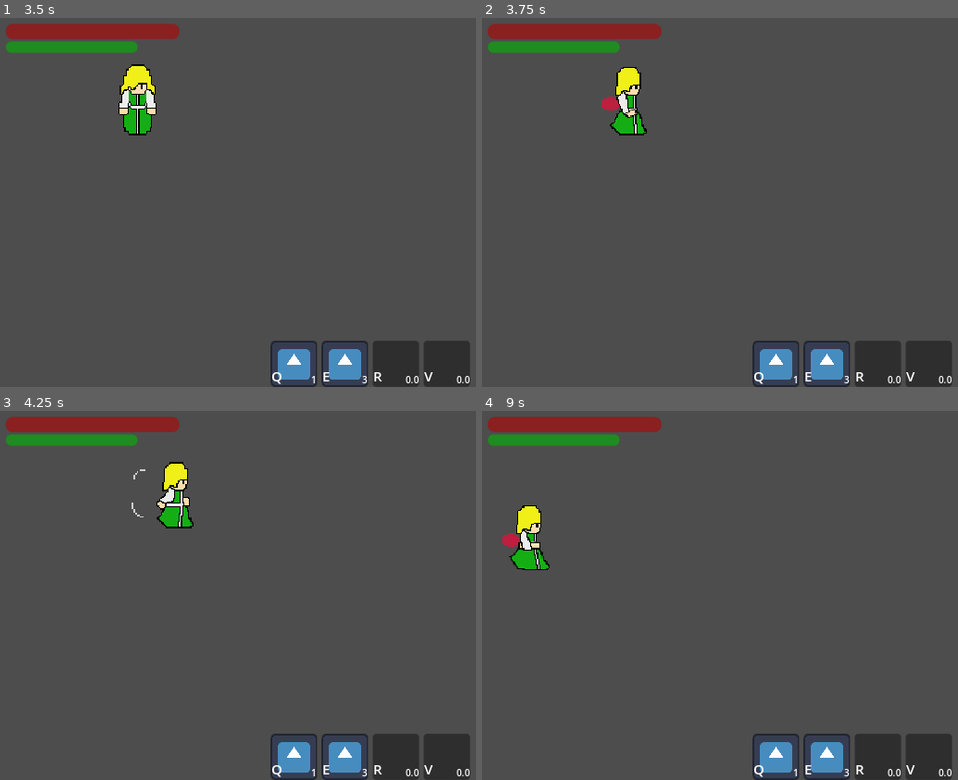
Above: before the commit, frames 1-4 (two rows, left to right).
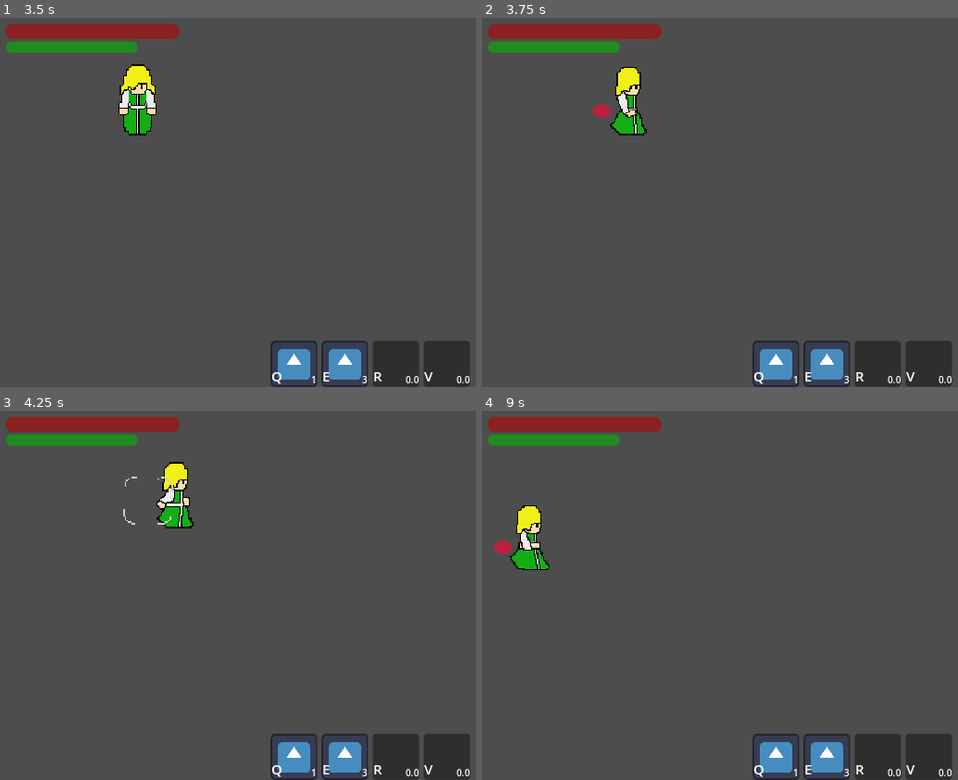
Above: after the commit, the same moments.

Repository: Z3BINI/fnac-project
Game: Godot game, scene res://scenes/levels/test_world.tscn
Same seed, same stepped clock (60 frames per second), same inputs: the game is played once before the commit and once after it. The project has no main scene, so this scene is started directly. The engine's default icon, where the game draws it, is replaced by a stand-in: a white triangle on a blue panel in a dark square.
Inputs (mouse positions are in pixels of both pictures, inside the frame that each line leads up to):
- Up to frame 1 (3.5 s): click "Q" at 0.5 s; click "E" at 1.25 s; click "R" at 2 s; click "V" at 2.75 s
- Up to frame 2 (3.75 s): tap Enter at 3.5 s; move the mouse to (outside the picture) at 3.52 s; hold D (move_right) from 3.53 s (still down); tap Q (ability_1) at 3.6 s
- Up to frame 3 (4.25 s): keep holding D (move_right)
- Up to frame 4 (9 s): move the mouse to (705, 613) at 4.27 s; release D (move_right) at 4.28 s; hold S (move_down) 4.28-5.03 s; tap E (ability_2) at 4.35 s; move the mouse to (924, 514) at 5.02 s; hold D (move_right) 5.03-5.78 s; tap R (ability_3) at 5.1 s; move the mouse to (815, 669) at 5.77 s; hold W (move_up) 5.78-6.53 s; tap V (ability_4) at 5.85 s; move the mouse to (outside the picture) at 6.52 s; hold A (move_left) 6.53-8.03 s; tap Space (dash) at 6.6 s; move the mouse to (629, 540) at 7.27 s; tap Shift (sprint) at 7.35 s; move the mouse to (891, 595) at 8.02 s; hold S (move_down) 8.03-8.78 s; click (891, 595) at 8.1 s; move the mouse to (739, 503) at 8.77 s; hold D (move_right) from 8.78 s (still down); tap Q (ability_1) at 8.85 s

Frame 1 is identical in both runs. In frame 2, 0.2% of the frame differs, in the area x 23-29%, y 21-28%; in frame 3, less than 0.1%; in frame 4, 0.2%.

Commit message:
Moved spell spawn for better sight of spell

Diff:
--- a/scenes/player/player.tscn
+++ b/scenes/player/player.tscn
@@ -978,11 +978,6 @@
 
 [node name="HealthComponent" parent="." instance=ExtResource("1_7iw85")]
 
-[node name="CastPos" type="Marker2D" parent="."]
-position = Vector2(-16.7043, 2.11588)
-
-[node name="SpellPointer" parent="CastPos" instance=ExtResource("7_qxcbc")]
-
 [node name="TakeDamageComponent" parent="." node_paths=PackedStringArray("HEALTH_COMPONENT") instance=ExtResource("2_mc55h")]
 position = Vector2(0.112217, 8.63282)
 HEALTH_COMPONENT = NodePath("../HealthComponent")
@@ -997,6 +992,11 @@
 hframes = 9
 frame = 8
 
+[node name="CastPos" type="Marker2D" parent="."]
+position = Vector2(-24.0542, 8.35217)
+
+[node name="SpellPointer" parent="CastPos" instance=ExtResource("7_qxcbc")]
+
 [node name="PhysicsCollider" type="CollisionShape2D" parent="."]
 position = Vector2(0.192501, 7.51609)
 shape = SubResource("RectangleShape2D_sjgpt")
